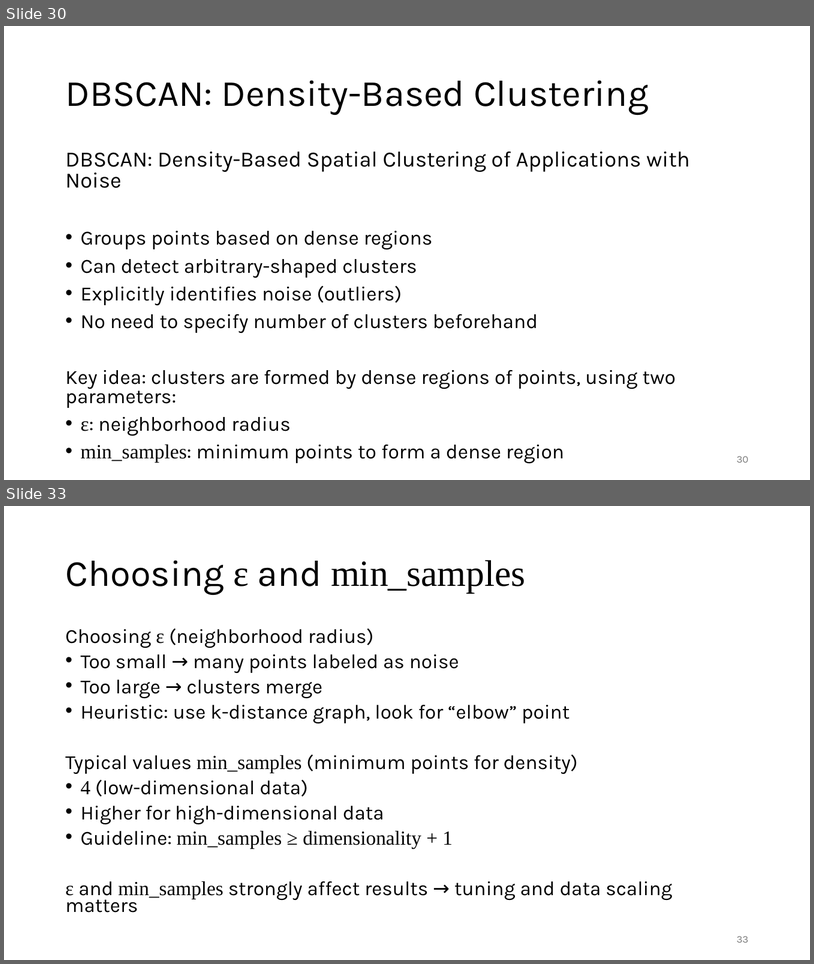
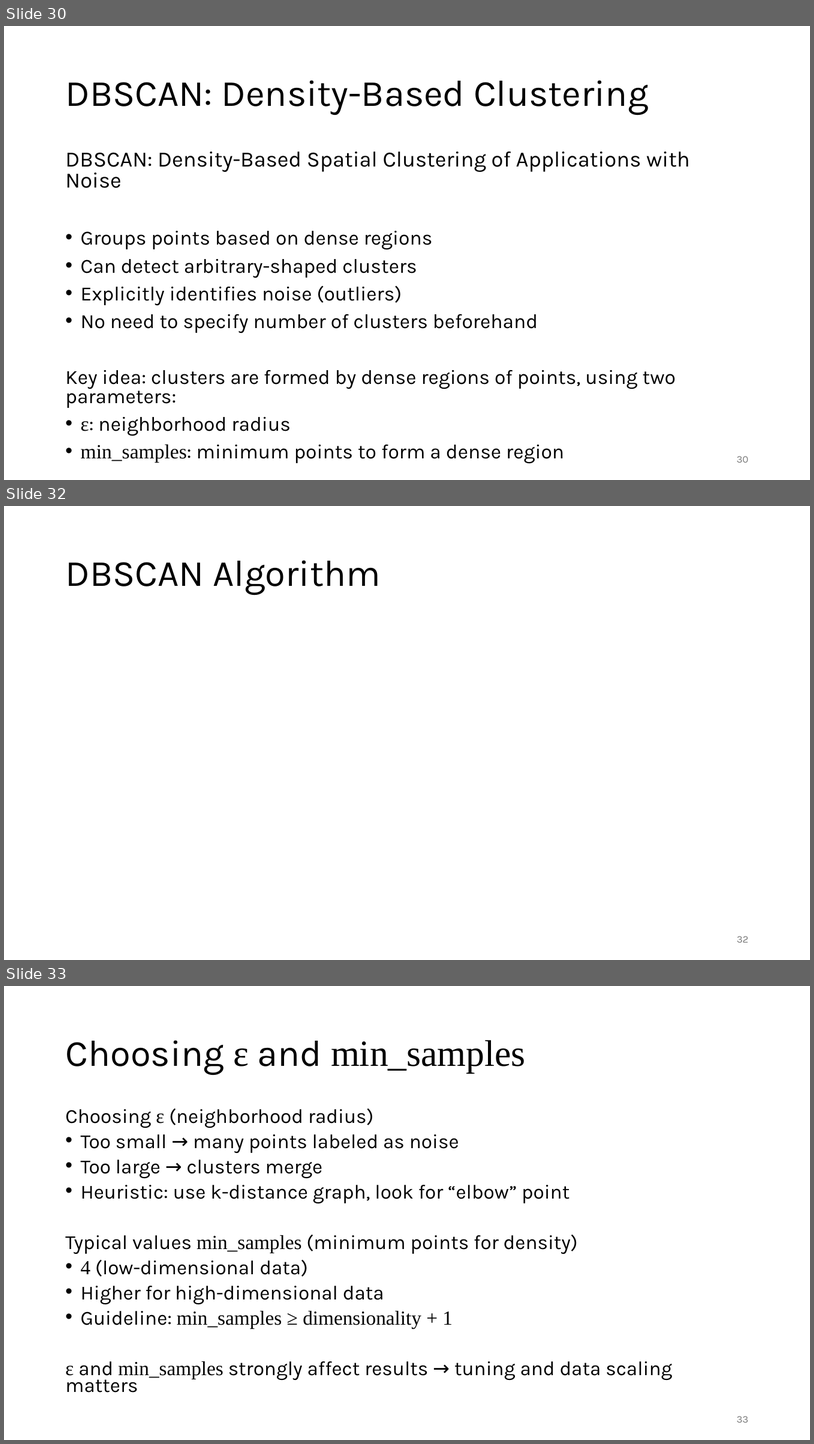
Before and after one commit to FelixWick/data_science, a slide deck: slides/2_clustering.pptx. Shown one above the other, each under a label of ours: slides 30 and 33 before the commit, slides 30, 32 and 33 after it; the slides between them are not shown. The pictures are 814x964 and 814x1444 pixels, drawn with LibreOffice and Linux fonts; fonts in the diff are those of the drawing; grey boxes stand for pictures. Boxes give left, top, right and bottom in pixels: in the first picture for what was removed or moved away, otherwise in the second. Text is boxed around its words. In the diff, an @@ line names an element or a change of style, - is before the commit and + after.

```diff
--- a/slides/2_clustering.pptx
+++ b/slides/2_clustering.pptx
@@ slide 32 added at [4,506,810,960], background #FFFFFF @@
@@ title added at [65,560,380,595], 44 pt, text #000000 @@
+DBSCAN Algorithm
@@ page number added at [737,936,749,942], 12 pt, text #797979 @@
+32
```
Also in this commit, not shown: 4 slides changed, 1 other file.
